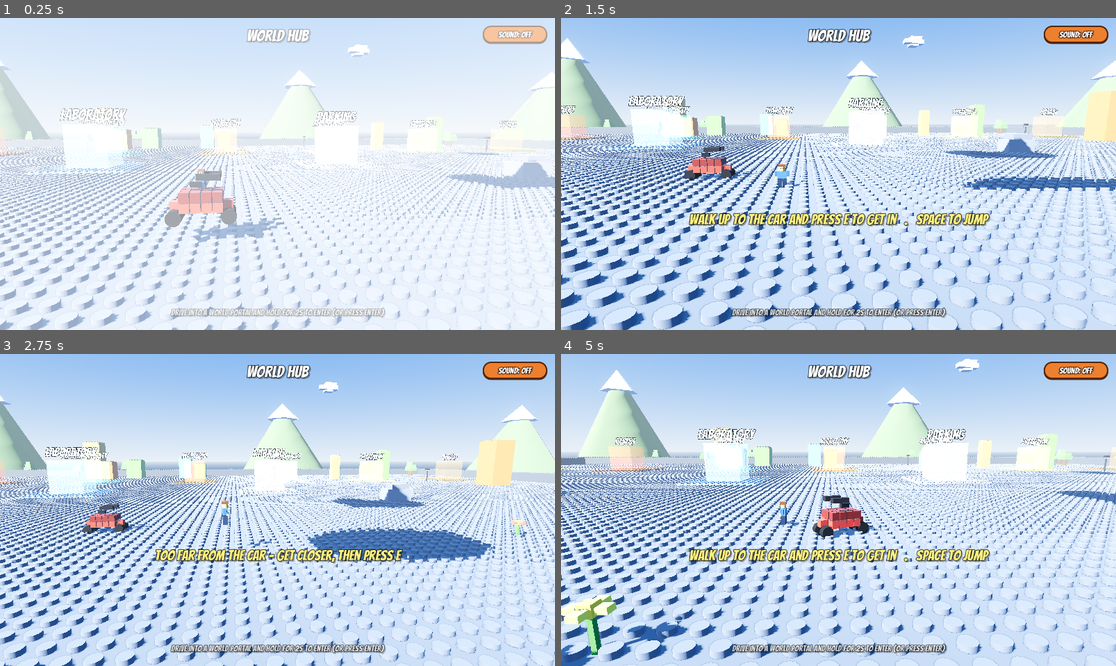
Above: before the commit, frames 1-4 (two rows, left to right).
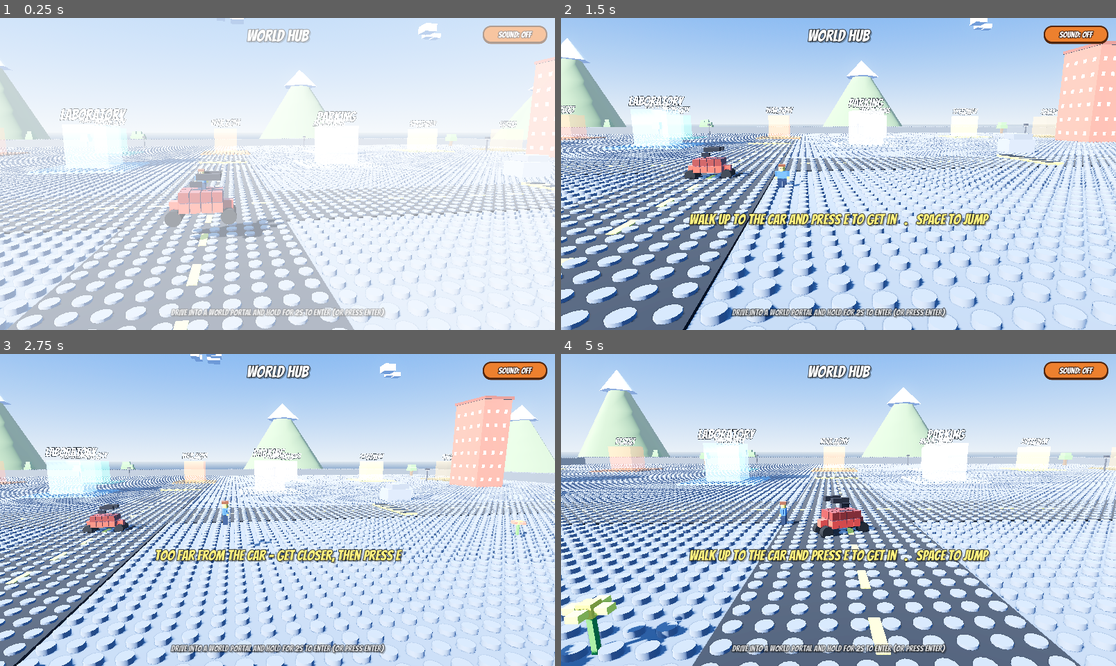
Above: after the commit, the same moments.

Repository: mrshapron/brick-stunt-rally
Game: Godot game, scene res://scenes/hub.tscn
Same seed, same stepped clock (60 frames per second), same inputs: the game is played once before the commit and once after it.
Inputs (mouse positions are in pixels of both pictures, inside the frame that each line leads up to):
- Up to frame 1 (0.25 s): no input
- Up to frame 2 (1.5 s): tap Enter at 0.5, 1.25 s; move the mouse to (960, 158) at 0.52 s; hold Right (move_right) 0.53-1.28 s; hold E (interact) 0.53-1.28 s; click (960, 158) at 0.67 s; move the mouse to (727, 189) at 1.27 s; hold Down (move_down) from 1.28 s (still down); tap N (advance) at 1.35 s
- Up to frame 3 (2.75 s): tap E (interact) at 1.55, 2.3 s; tap Enter at 2 s; move the mouse to (333, 441) at 2.02 s; release Down (move_down) at 2.03 s; hold Right (move_right) from 2.03 s (still down); hold Space (fire) from 2.03 s (still down)
- Up to frame 4 (5 s): tap Enter at 2.75, 3.5, 4.25 s; move the mouse to (810, 572) at 2.77 s; release Right (move_right) at 2.78 s; release Space (fire) at 2.78 s; hold Up (move_up) 2.78-3.53 s; tap E (interact) at 2.85, 4.55 s; click (810, 572) at 2.92 s; move the mouse to (1005, 556) at 3.52 s; hold E (interact) 3.53-4.28 s; hold Left (move_left) from 3.53 s (still down); tap F at 3.6 s; tap Escape (menu) at 4.15 s; move the mouse to (672, 463) at 4.27 s; tap C at 4.35 s

The runs differ from the first frame. In frame 1, 15% of the frame differs, in the area x 0-100%, y 0-100%; in frame 2, 15%; in frame 3, 13%; in frame 4, 17%, in the area x 0-100%, y 1-100%.

Commit message:
Make the hub a lego city: windowed buildings, cross streets with lane lines, and speed bumps

Diff:
--- a/scripts/decor.gd
+++ b/scripts/decor.gd
@@ -51,6 +51,51 @@
 	return r
 
 
+static func building(w: float, d: float, h: float, color: Color, win: Color) -> Node3D:
+	# A collidable lego tower block with a window grid and a roof cap.
+	var body := StaticBody3D.new()
+	_box(body, Vector3(w, h, d), Vector3(0, h * 0.5, 0), color)
+	_box(body, Vector3(w * 1.06, 0.7, d * 1.06), Vector3(0, h + 0.2, 0), color.darkened(0.3))
+	var cs := CollisionShape3D.new()
+	var sh := BoxShape3D.new()
+	sh.size = Vector3(w, h, d)
+	cs.shape = sh
+	cs.position = Vector3(0, h * 0.5, 0)
+	body.add_child(cs)
+
+	var yy := 2.2
+	while yy < h - 1.6:
+		var xx := -w * 0.5 + 1.4
+		while xx < w * 0.5 - 0.8:
+			_box(body, Vector3(0.7, 0.9, 0.12), Vector3(xx, yy, d * 0.5 + 0.06), win, 1.6)
+			_box(body, Vector3(0.7, 0.9, 0.12), Vector3(xx, yy, -d * 0.5 - 0.06), win, 1.6)
+			xx += 2.4
+		var zz := -d * 0.5 + 1.4
+		while zz < d * 0.5 - 0.8:
+			_box(body, Vector3(0.12, 0.9, 0.7), Vector3(w * 0.5 + 0.06, yy, zz), win, 1.6)
+			_box(body, Vector3(0.12, 0.9, 0.7), Vector3(-w * 0.5 - 0.06, yy, zz), win, 1.6)
+			zz += 2.4
+		yy += 3.4
+	return body
+
+
+static func speed_bump(length: float, color: Color = Color(0.9, 0.78, 0.25)) -> Node3D:
+	# A low collidable strip the car bumps over (runs along Z).
+	var body := StaticBody3D.new()
+	_box(body, Vector3(1.6, 0.4, length), Vector3(0, 0.2, 0), color)
+	var cs := CollisionShape3D.new()
+	var sh := BoxShape3D.new()
+	sh.size = Vector3(1.6, 0.4, length)
+	cs.shape = sh
+	cs.position = Vector3(0, 0.2, 0)
+	body.add_child(cs)
+	var z := -length * 0.5 + 1.0
+	while z < length * 0.5 - 0.5:
+		_box(body, Vector3(1.7, 0.06, 0.8), Vector3(0, 0.41, z), Color(0.1, 0.1, 0.12))
+		z += 1.8
+	return body
+
+
 static func _box(parent: Node, size: Vector3, pos: Vector3, color: Color, emissive: float = 0.0) -> void:
 	var mi := MeshInstance3D.new()
 	var b := BoxMesh.new()
--- a/scripts/drive_scene.gd
+++ b/scripts/drive_scene.gd
@@ -118,6 +118,61 @@
 
 	for i in 12:
 		_cloud(Vector3(rng.randf_range(-half, half), rng.randf_range(40.0, 62.0), rng.randf_range(-half, half)), rng)
+
+
+func add_city(half: float, building_colors: Array) -> void:
+	# A lego-city look: windowed buildings around the edges, two cross streets
+	# with painted lines, and a few speed bumps. Keeps the portal row clear.
+	var rng := RandomNumberGenerator.new()
+	rng.seed = 909
+	for i in 13:
+		var ang := TAU * float(i) / 13.0 + rng.randf() * 0.25
+		var rad := half * rng.randf_range(0.6, 0.85)
+		var pos := Vector3(cos(ang) * rad, 0, sin(ang) * rad)
+		if pos.z < -42.0:
+			continue
+		var w := rng.randf_range(6.0, 10.0)
+		var d := rng.randf_range(6.0, 10.0)
+		var h := rng.randf_range(10.0, 26.0)
+		var col := Color(building_colors[rng.randi() % building_colors.size()])
+		var win := Color(0.95, 0.85, 0.4) if rng.randf() < 0.6 else Color(0.45, 0.8, 1.0)
+		var b := Decor.building(w, d, h, col, win)
+		b.position = pos
+		add_child(b)
+
+	_road_strip(half * 1.2, 10.0, false)
+	_road_strip(half * 1.2, 10.0, true)
+
+	for s in [-34.0, 34.0, -66.0, 66.0]:
+		var sb := Decor.speed_bump(9.0)
+		sb.position = Vector3(s, 0, 0)
+		add_child(sb)
+	for s2 in [-34.0, 34.0]:
+		var sb2 := Decor.speed_bump(9.0)
+		sb2.position = Vector3(0, 0, s2)
+		sb2.rotation.y = PI * 0.5
+		add_child(sb2)
+
+
+func _road_strip(length: float, width: float, along_z: bool) -> void:
+	var asphalt := Vector3(width, 0.12, length) if along_z else Vector3(length, 0.12, width)
+	_flat_box(Vector3(0, 0.06, 0), asphalt, Color(0.16, 0.16, 0.18))
+	var n := int(length / 4.0)
+	for i in range(-n / 2, n / 2):
+		var p := float(i) * 4.0
+		var dpos := Vector3(0, 0.13, p) if along_z else Vector3(p, 0.13, 0)
+		var dsize := Vector3(0.4, 0.06, 1.8) if along_z else Vector3(1.8, 0.06, 0.4)
+		_flat_box(dpos, dsize, Color(0.9, 0.82, 0.3))
+
+
+func _flat_box(pos: Vector3, size: Vector3, color: Color) -> void:
+	var mi := MeshInstance3D.new()
+	var b := BoxMesh.new()
+	b.size = size
+	mi.mesh = b
+	mi.position = pos
+	mi.material_override = _flat(color)
+	add_child(mi)
 
 
 func add_park_decor(half: float, accent: Color) -> void:
--- a/scripts/hub.gd
+++ b/scripts/hub.gd
@@ -18,8 +18,8 @@
 	var half := 112.0
 	add_ground(Vector3(half * 2.0, 3, half * 2.0), Color("#6b7080"), true)
 	add_border(half - 2.0, half - 2.0, Color("#4f5460"))
-	add_skyline(half, half, ["#6fae4f", "#d8a84e", "#19e0c8", "#ff7b29"], 18, 12345)
-	add_scenery(half, Color("#4f7a3f"), Color(0.32, 0.62, 0.28), 26, true, false)
+	add_city(half, ["#c64b3a", "#3b86d2", "#e6b32e", "#5aa54a", "#b06bff", "#e08a2a", "#cfd2da"])
+	add_scenery(half, Color("#4f7a3f"), Color(0.32, 0.62, 0.28), 22, true, false)
 	add_park_decor(half, Color("#e6b32e"))
 
 	# World portals in a back row, each on a decorated pad.
